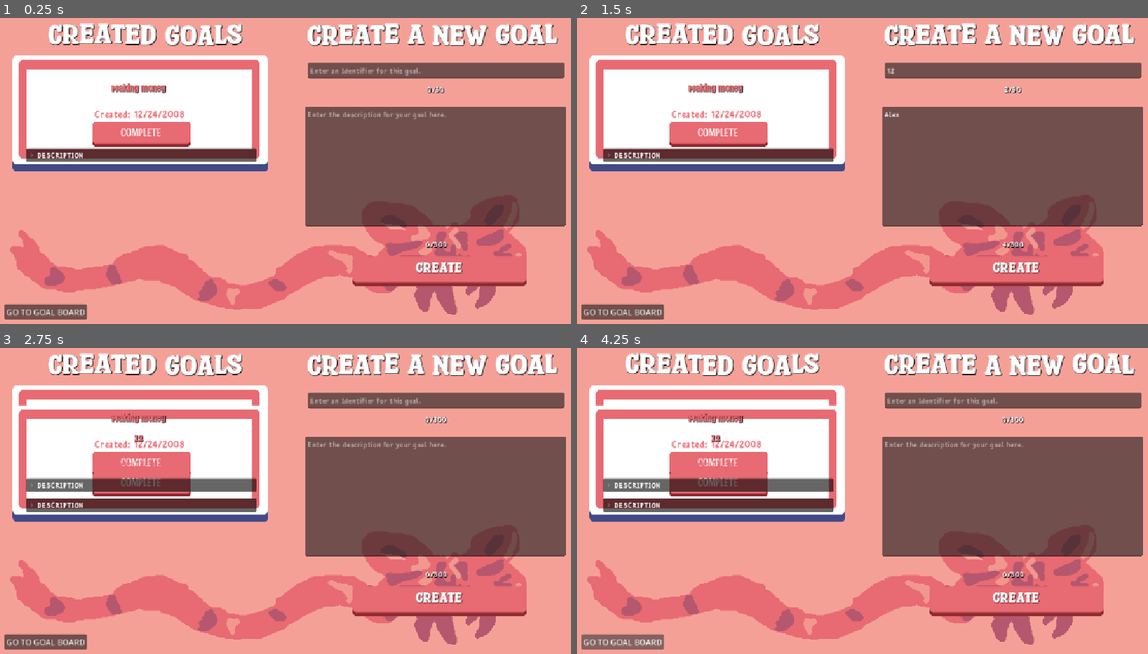
Above: before the commit, frames 1-4 (two rows, left to right).
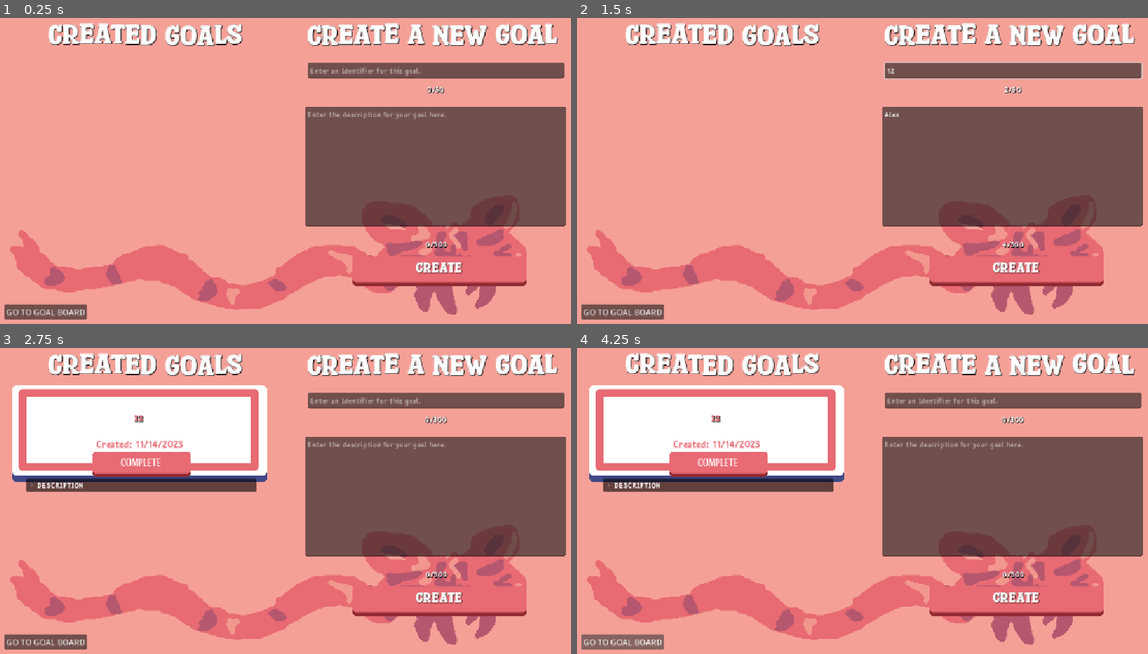
Above: after the commit, the same moments.

Repository: MxInput/GoalBoard
Game: Godot game, scene res://nodes/board.tscn
Two runs of this game, one before a commit and one after it. Both use one fixed random seed, a clock stepped at 60 frames per second and the inputs below. The engine's default icon, where the game draws it, is replaced by a stand-in: a white triangle on a blue panel in a dark square.
Inputs (mouse positions are in pixels of both pictures, inside the frame that each line leads up to):
- Up to frame 1 (0.25 s): no input
- Up to frame 2 (1.5 s): click (1010, 164) at 0.52 s; type "Alex" at 0.6 s; click (1010, 70) at 0.75 s; type "12" at 0.83 s; click (719, 134) at 1.25 s, where only the run before the commit has a clickable "COMPLETE"
- Up to frame 3 (2.75 s): click "CREATE" at 2 s
- Up to frame 4 (4.25 s): click "GO TO GOAL BOARD" at 2.75 s; click "GO TO GOAL BOARD" at 3.5 s

The runs differ from the first frame. In frame 1, 17% of the frame differs, in the area x 2-47%, y 12-51%; in frame 2, 17%, in the area x 2-100%, y 12-51%; in frame 3, 9.3%; in frame 4, 9.3%.

Commit message:
creating goal data types

Diff:
--- /dev/null
+++ b/Member.gd
@@ -0,0 +1,9 @@
+class_name Member
+extends Resource
+
+@export var completed_goals : Array;
+@export var unfinished_goals : Array;
+
+func _init(_completed_goals : Array, _unfinished_goals : Array) -> void:
+	completed_goals = _completed_goals;
+	unfinished_goals = _unfinished_goals;
--- /dev/null
+++ b/MemberVariables.gd
@@ -0,0 +1,3 @@
+extends Node
+
+var new_member := Member.new([], []);
--- /dev/null
+++ b/completedGoal.gd
@@ -0,0 +1,21 @@
+class_name CompletedGoal
+extends Resource
+
+@export var identifier : String;
+@export var description : String;
+
+@export var date_created : Dictionary;
+@export var date_completed : Dictionary;
+
+@export var drawn_texture : DrawableTexture2D;
+@export var saved_pos : Vector2;
+
+func _init(_identifier : String, _description : String, _date_created : Dictionary, _date_completed : Dictionary, _drawn_texture : DrawableTexture2D, _saved_pos : Vector2) -> void:
+	identifier = _identifier;
+	description = _description;
+
+	date_created = _date_created;
+	date_completed = _date_completed;
+
+	drawn_texture = _drawn_texture;
+	saved_pos = _saved_pos;
--- a/nodes/board.tscn
+++ b/nodes/board.tscn
@@ -32,17 +32,6 @@
 offset_bottom = 654.0
 texture = ExtResource("3_8kn72")
 
-[node name="Drawing" type="TextureRect" parent="CanvasLayer" unique_id=321332911]
-visible = false
-offset_left = 81.0
-offset_top = 182.0
-offset_right = 198.0
-offset_bottom = 246.0
-texture = SubResource("DrawableTexture2D_kc3a4")
-script = ExtResource("1_k4sgw")
-drawable_texture = SubResource("DrawableTexture2D_kc3a4")
-source_img = ExtResource("2_xy510")
-
 [node name="TextEdit" type="TextEdit" parent="CanvasLayer" unique_id=1853837774]
 offset_left = 618.0
 offset_top = 207.0
@@ -61,12 +50,10 @@
 size_flags_vertical = 3
 
 [node name="VBoxContainer" type="VBoxContainer" parent="CanvasLayer/ScrollContainer" unique_id=294714044]
+propagate_maximum_size = false
 layout_mode = 2
 size_flags_vertical = 3
 theme_override_constants/separation = 40
-
-[node name="GoalButton3" parent="CanvasLayer/ScrollContainer/VBoxContainer" unique_id=719195771 instance=ExtResource("2_8forb")]
-layout_mode = 2
 
 [node name="CreationTitle" type="RichTextLabel" parent="CanvasLayer" unique_id=816037086]
 offset_left = 593.0
@@ -150,6 +137,24 @@
 offset_bottom = 635.0
 text = "GO TO GOAL BOARD"
 
+[node name="DrawingTab" type="Control" parent="CanvasLayer" unique_id=519973302]
+visible = false
+layout_mode = 3
+anchors_preset = 0
+offset_right = 40.0
+offset_bottom = 40.0
+
+[node name="Drawing" type="TextureRect" parent="CanvasLayer/DrawingTab" unique_id=321332911]
+layout_mode = 0
+offset_left = 81.0
+offset_top = 182.0
+offset_right = 198.0
+offset_bottom = 246.0
+texture = SubResource("DrawableTexture2D_kc3a4")
+script = ExtResource("1_k4sgw")
+drawable_texture = SubResource("DrawableTexture2D_kc3a4")
+source_img = ExtResource("2_xy510")
+
 [connection signal="text_changed" from="CanvasLayer/TextEdit" to="GoalCreation" method="_on_text_edit_text_changed"]
 [connection signal="button_down" from="CanvasLayer/Create" to="GoalCreation" method="_on_create_button_down"]
 [connection signal="text_changed" from="CanvasLayer/Identifier" to="GoalCreation" method="_on_identifier_text_changed"]
--- a/nodes/draw.gd
+++ b/nodes/draw.gd
@@ -8,7 +8,7 @@
 func _ready() -> void:
 	drawable_texture.setup(texture_size.x, texture_size.y, DrawableTexture2D.DRAWABLE_FORMAT_RGBA8, Color.WHITE)
 
-func _process(delta: float) -> void:
+func _process(_delta: float) -> void:
 	if Input.is_mouse_button_pressed(MOUSE_BUTTON_LEFT):
 		var local_pos = get_local_mouse_position()
 
--- a/nodes/goal.tscn
+++ b/nodes/goal.tscn
@@ -7,22 +7,14 @@
 [ext_resource type="Script" uid="uid://cgqpxuon12nme" path="res://nodes/goal_draw.gd" id="2_kalp8"]
 [ext_resource type="FontFile" uid="uid://bkiyyl5tchfcx" path="res://fonts/RonysiswadiArchitect4-qZmp2.ttf" id="2_yweip"]
 
-[node name="Control" type="Control" unique_id=267850266]
-layout_mode = 3
-anchors_preset = 15
-anchor_right = 1.0
-anchor_bottom = 1.0
-grow_horizontal = 2
-grow_vertical = 2
-
-[node name="GoalButton" type="TextureRect" parent="." unique_id=1432972209]
+[node name="GoalButton" type="TextureRect" unique_id=110054324]
 custom_minimum_size = Vector2(512, 196)
-layout_mode = 0
 offset_right = 515.0
 offset_bottom = 236.0
 texture = ExtResource("1_u2tcs")
+expand_mode = 1
 
-[node name="Date" type="Label" parent="GoalButton" unique_id=1515507802]
+[node name="Date" type="Label" parent="." unique_id=1016183440]
 z_index = 2
 layout_mode = 0
 offset_left = 34.0
@@ -36,7 +28,7 @@
 horizontal_alignment = 1
 vertical_alignment = 1
 
-[node name="Identifier" type="Label" parent="GoalButton" unique_id=1842168167]
+[node name="Identifier" type="Label" parent="." unique_id=421251310]
 z_index = 2
 custom_maximum_size = Vector2(430, 71)
 layout_mode = 0
@@ -53,7 +45,7 @@
 vertical_alignment = 1
 autowrap_mode = 3
 
-[node name="Complete" type="TextureButton" parent="GoalButton" unique_id=110386689]
+[node name="Complete" type="TextureButton" parent="." unique_id=80878045]
 z_index = 2
 layout_mode = 0
 offset_left = 161.0
@@ -65,7 +57,7 @@
 stretch_mode = 0
 script = ExtResource("2_kalp8")
 
-[node name="Label" type="Label" parent="GoalButton/Complete" unique_id=2065974962]
+[node name="Label" type="Label" parent="Complete" unique_id=1486685357]
 layout_mode = 0
 offset_top = 6.0
 offset_right = 197.0
@@ -76,7 +68,7 @@
 horizontal_alignment = 1
 vertical_alignment = 1
 
-[node name="Description" type="FoldableContainer" parent="GoalButton" unique_id=2002779128]
+[node name="Description" type="FoldableContainer" parent="." unique_id=572071310]
 z_index = 3
 layout_mode = 0
 offset_left = 29.0
@@ -87,8 +79,12 @@
 folded = true
 title = "DESCRIPTION"
 
-[node name="Label" type="Label" parent="GoalButton/Description" unique_id=208672481]
+[node name="Label" type="Label" parent="Description" unique_id=1403737377]
 visible = false
+custom_minimum_size = Vector2(463, 0)
 layout_mode = 2
 theme_override_colors/font_color = Color(1, 1, 1, 1)
-text = "Want to be a bigshot"
+text = "Want to be a bigshotWant to be a bigshotWant to be a bigshotWant to be a bigshotWant to be a bigshotWant to be a bigshotWant to be a bigshotWant to be a bigshotWant to be a bigshotWant to be a bigshotWant to be a bigshotWant to be a bigshotWant to be a bigshotWant to be a bigshotWant to be a bigshotWant to be a bigshot"
+autowrap_mode = 3
+
+[connection signal="button_down" from="Complete" to="Complete" method="_on_button_down"]
--- a/nodes/goal_creation.gd
+++ b/nodes/goal_creation.gd
@@ -19,7 +19,7 @@
 func _on_text_edit_text_changed() -> void:
 	var new_text := desc_box.text;
 
-	if (desc_box.text.length() > max_text_length):
+	if (new_text.length() > max_text_length):
 		desc_box.text = current_text;
 
 		desc_box.set_caret_column(cursor_col);
@@ -47,13 +47,16 @@
 		v_box.add_child(new_goal);
 		new_goal.find_child("Identifier").text = identifier_string;
 		new_goal.find_child("Description").get_child(0).text = desc_string;
-
 		var found_date = Time.get_date_dict_from_system();
 		new_goal.find_child("Date").text = "Created: " + str(found_date["month"]) + "/" + str(found_date["day"]) + "/" + str(found_date["year"]);
 
+		var goal_entry = UnfinishedGoal.new(identifier_string, desc_string, found_date);
+		new_goal.find_child("Complete").unfinished_good = goal_entry;
+
+		MemberVariables.new_member.unfinished_goals.push_back(goal_entry);
 	else:
 		print("enter your goals")
 
 
-func _on_identifier_text_changed(new_text: String) -> void:
+func _on_identifier_text_changed(_new_text: String) -> void:
 	identifier_count.text = str(identifier_box.text.length()) + "/" + str(identifier_box.max_length);
--- a/nodes/goal_draw.gd
+++ b/nodes/goal_draw.gd
@@ -1,11 +1,6 @@
 extends TextureButton
 
+var unfinished_good : UnfinishedGoal;
 
-# Called when the node enters the scene tree for the first time.
-func _ready() -> void:
+func _on_button_down() -> void:
 	pass # Replace with function body.
-
-
-# Called every frame. 'delta' is the elapsed time since the previous frame.
-func _process(delta: float) -> void:
-	pass
--- a/project.godot
+++ b/project.godot
@@ -15,6 +15,10 @@
 config/features=PackedStringArray("4.7", "Forward Plus")
 config/icon="res://icon.svg"
 
+[autoload]
+
+MemberVariables="*uid://cdf8xg05j1agw"
+
 [display]
 
 window/stretch/mode="canvas_items"
--- /dev/null
+++ b/unfinishedGoal.gd
@@ -0,0 +1,11 @@
+class_name UnfinishedGoal
+extends Resource
+
+@export var identifier : String;
+@export var description : String
+@export var date : Dictionary
+
+func _init(_identifier : String, _description : String, _date : Dictionary) -> void:
+	identifier = _identifier;
+	description = _description;
+	date = _date;
Not shown, added: Member.gd.uid
Not shown, added: MemberVariables.gd.uid
Not shown, added: completedGoal.gd.uid
Not shown, added: unfinishedGoal.gd.uid
